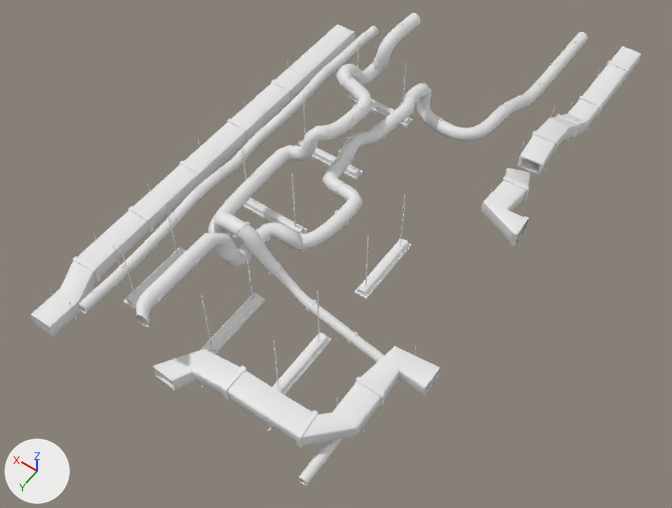
The FBX model Assets/6v6Shooter/Meshes/Environment/MainMenu/MainMenuMediumAssets.fbx as it was, and as the next commit left it.
Rendered twice from a camera (50 mm lens) standing at (-27.8, 36.1, 57.7) and looking at (-2.7, 0.8, 2.3). Every picture has the same lights, and +X, +Y and +Z are marked at lower left. Where no turn or scale is listed for an object, it has been applied to the vertices.

The first picture shows 'SM_HangingLamps', 'SM_Pipes', 'SM_Vents'.
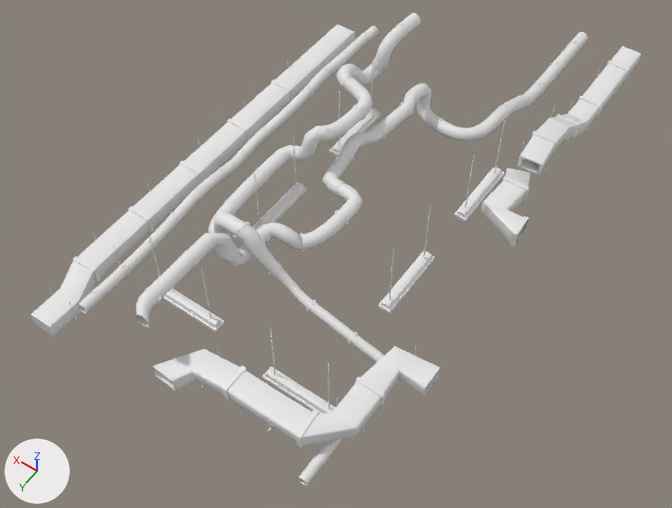
Boxes [x1, y1, x2, y2] around the edits, measured in the pictures (672 x 508 px; the box of a moved part takes in the faces that stretch with it):
'SM_HangingLamps', reshaped (21% wider)
    before: [119, 40, 413, 395]
    after: [149, 60, 506, 414]
part 1 of me_plane_002, moved or reshaped
    before: [354, 239, 411, 300]
    after: [329, 108, 381, 156]
part 2 of me_plane_002, moved or reshaped
    before: [123, 247, 185, 309]
    after: [253, 182, 307, 230]
part 3 of me_plane_002, moved or reshaped
    before: [242, 197, 307, 235]
    after: [162, 288, 225, 332]
part 4 of me_plane_002, moved or reshaped
    before: [272, 332, 331, 395]
    after: [262, 367, 336, 414]
part 5 of me_plane_002, moved or reshaped
    before: [200, 293, 265, 354]
    after: [378, 251, 435, 314]
part 6 of me_plane_002, deleted
    before: [119, 40, 413, 388]
part 7 of me_plane_002, added
    after: [389, 120, 506, 299]
part 8 of me_plane_002, added
    after: [149, 237, 330, 409]
part 9 of me_plane_002, added
    after: [254, 60, 374, 225]

The change in detail:
me_plane_002 is used by ob_sm_hanginglamps; location (0.03, -8.0, 6.3).
me_plane_002 had 24864 vertices, 24766 faces and spanned x -8.2..5.0, y -3.4..22.8, z -0.5..5.4.
me_plane_002 now has 21312 vertices, 21228 faces and spans x -11.5..4.1, y -2.6..21.5, z -1.7..5.4.
me_plane_002 part 1: the loose piece of 60 vertices spanning x -8.2..-7.3, y 7.4..13.1, z -0.5..0.0 is moved by (9.2, -9.9, 0.0).
me_plane_002 part 2: the loose piece of 60 vertices spanning x 4.1..5.0, y 17.1..22.8, z -0.5..0.0 is moved by (-3.1, -9.8, 0.0).
me_plane_002 part 3: the loose piece of 60 vertices spanning x -1.4..4.4, y 10.5..11.5, z -0.5..0.0 is moved by (-0.2, 9.6, 0.0).
me_plane_002 part 4: the loose piece of 60 vertices spanning x -8.2..-7.3, y 17.1..22.8, z -0.5..0.0 is turned 90 degrees about the z axis through its middle, then moved by (-0.9, 1.0, -1.2).
me_plane_002 part 5: the loose piece of 60 vertices spanning x -2.7..-1.7, y 17.1..22.8, z -0.5..0.0 is moved by (-7.5, -9.7, 0.0).
me_plane_002 part 6: 754 loose pieces with 24064 vertices, spanning x -7.8..4.6, y -3.4..22.2, z -0.5..5.4, are deleted.
me_plane_002 part 7: 7008 vertices added at x -10.2..-9.2, y -2.6..12.5, z -0.5..5.4.
me_plane_002 part 8: 6912 vertices added at x -10.9..3.5, y 20.5..21.1, z -1.2..5.4.
me_plane_002 part 9: 6592 vertices added at x 1.4..1.6, y -1.8..12.4, z -0.1..5.4.
